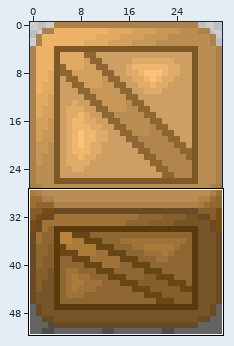
Two states of a pixel-art sprite, game/resources/game/model/Game/Map/barrier.png. Above: a wide view before the commit, with the close-up outlined.
Close-up. First the earlier version:
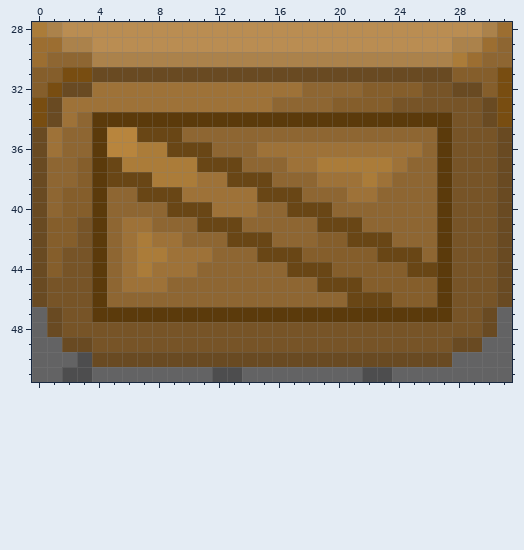
The file is 32x52 pixels. Pixels under 10% opacity are left out. Colours within 5 levels of each other are drawn and written as one. Shown: x 0..31, y 28..51.
Once edited:
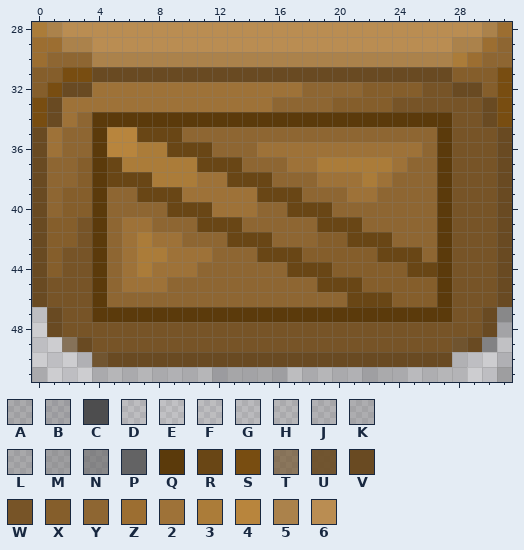
Palette (. is transparent): A #4d4d4e46  B #4d4d4e4e  C #4d4d4e  D #4e4e4f20  E #6363641d  F #63636427  G #6363642d  H #63636438  J #63636443  K #6363644c  L #63636459  M #63636471  N #636364a7  P #636364  Q #5b3a0b  R #694615  S #784d11  T #694a22a8  U #694a22ea  V #694a22  W #775427  X #855e2b  Y #8e6632  Z #9c6e31  2 #9e7238  3 #ab7c39  4 #b8853d  5 #ab824b  6 #ba8d52
Edits made:
y 47: x 0 P -> .; x 31 P -> N
y 48: x 0 P -> .; x 31 P -> K
y 49: x 0..2 PPV -> ..T; x 28 V -> U; x 30..31 PP -> NE
y 50: x 0..4 PPPCV -> ...DU; x 28..31 PPPP -> J..F
y 51: x 0..31 PPCCPPPPPPPPCCPPPPPPPPCCPPPPPPPP -> H...HHHHHJHHBBKLLFHHHJAAHGGHE..M
